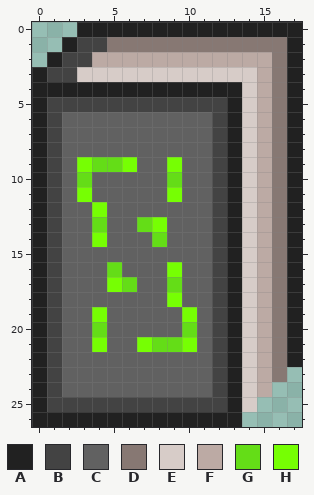
Pixel-art sprite: Grimoires/HeavyGrimoire/Art/HeavyGrimoireClosed.png. The picture above was drawn from the file before the commit.
The file is 18x27 pixels. Colours within 5 levels of each other are drawn and written as one.
Palette (. is transparent): A #212121  B #434343  C #616161  D #877873  E #d7ccc8  F #bcaaa4  G #64dd17  H #76ff03
Pixels before, first column x 0:
 0 ...AAAAAAAAAAAAAAA
 1 ..ABBDDDDDDDDDDDDA
 2 .ABBFFFFFFFFFFFFDA
 3 ABBEEEEEEEEEEEEFDA
 4 AAAAAAAAAAAAAAEFDA
 5 ABBBBBBBBBBBBAEFDA
 6 ABCCCCCCCCCCBAEFDA
 7 ABCCCCCCCCCCBAEFDA
 8 ABCCCCCCCCCCBAEFDA
 9 ABCHGGHCCHCCBAEFDA
10 ABCGCCCCCGCCBAEFDA
11 ABCHCCCCCHCCBAEFDA
12 ABCCHCCCCCCCBAEFDA
13 ABCCGCCGHCCCBAEFDA
14 ABCCHCCCGCCCBAEFDA
15 ABCCCCCCCCCCBAEFDA
16 ABCCCGCCCHCCBAEFDA
17 ABCCCHGCCGCCBAEFDA
18 ABCCCCCCCHCCBAEFDA
19 ABCCHCCCCCHCBAEFDA
20 ABCCGCCCCCGCBAEFDA
21 ABCCHCCHGGHCBAEFDA
22 ABCCCCCCCCCCBAEFDA
23 ABCCCCCCCCCCBAEFD.
24 ABCCCCCCCCCCBAEF..
25 ABBBBBBBBBBBBAE...
26 AAAAAAAAAAAAAA....
And afterwards:
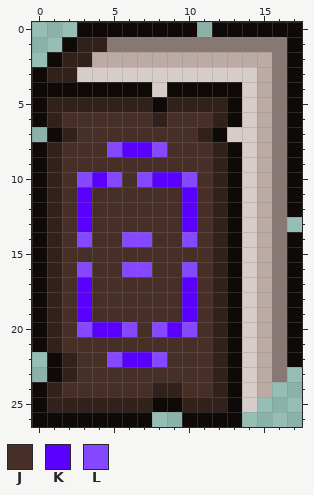
Colours new in this view: J #472f27  K #5900ff  L #8547ff
Changes in this commit:
colour A: #212121 -> #0f0908
colour B: #434343 -> #32211b
Changed rows in their new state; - is a pixel that keeps its letter.
first column x 11:
 0 .
first column x 0:
 4 --------E---------
 5 --------A---------
 6 --JJJJJJBJJJ------
 7 .ABJJJJJJJJBAE----
 8 --JJJLKKLJJJ------
 9 --JJJJJJJJJJ------
10 --JLKLJLKKLJ------
11 --JKJJJJJJKJ------
12 --JKJJJJJJKJ------
13 --JKJJJJJJKJ-----.
14 --JLJJLLJJLJ------
15 --JJJJJJJJJJ------
16 --JLJJLLJJLJ------
17 --JKJJJJJJKJ------
18 --JKJJJJJJKJ------
19 --JKJJJJJJKJ------
20 --JLKKLJLKLJ------
21 --JJJJJJJJJJ------
22 .ABJJLKKLJJJ------
23 .ABJJJJJJJJJ------
24 --JJJJJJBBJJ------
25 --------AA--------
26 --------..--------
